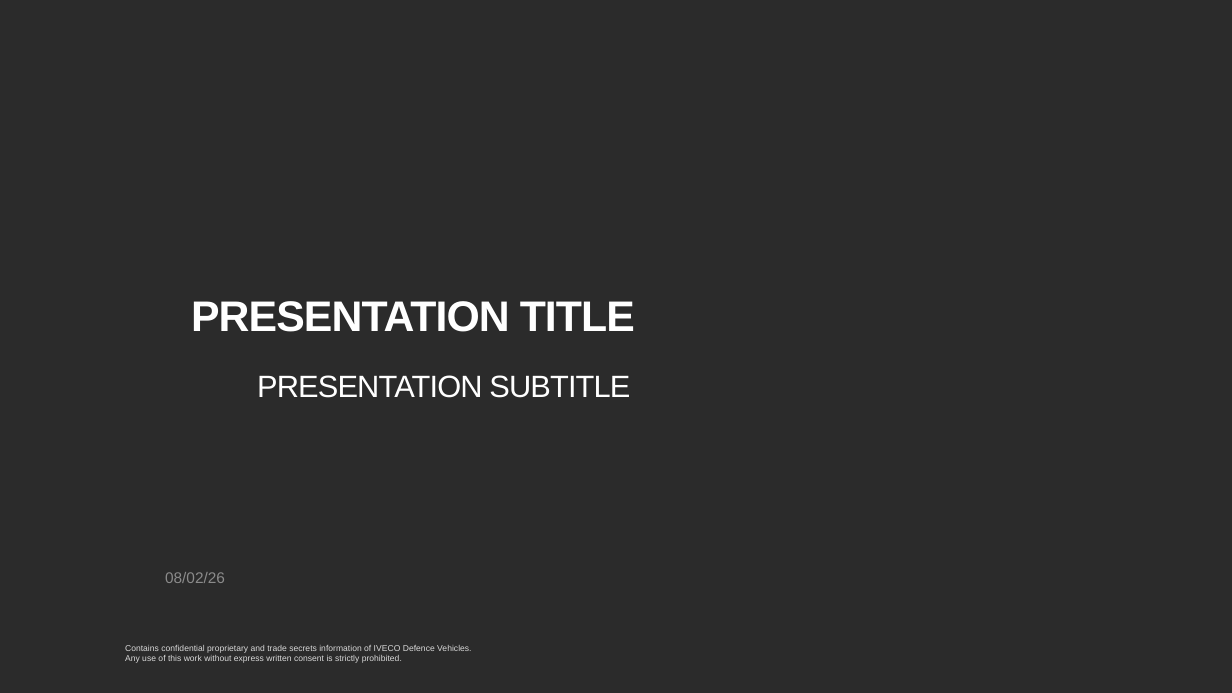
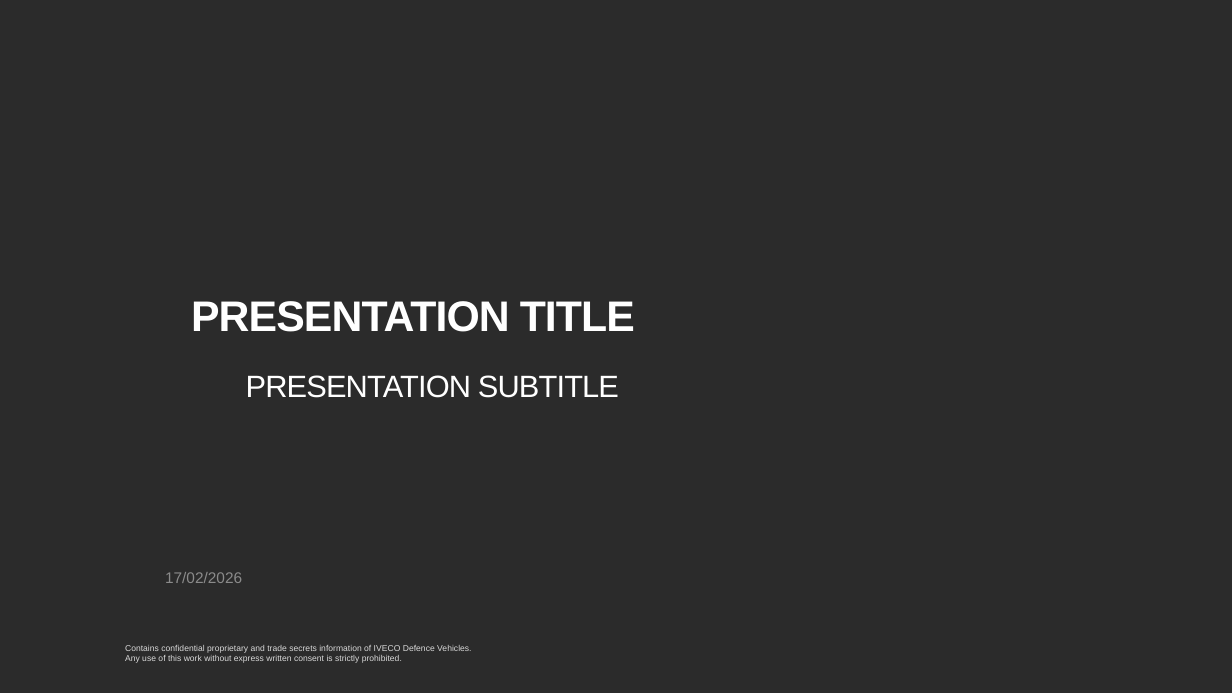
Before and after one commit to IDV-Share/quarto-presentation-templates, a slide deck: slide 1 of _extensions/IDV-Share/quarto-presentation-templates/reference/IDV-template.pptx. Drawn at 1232x693 pixels with LibreOffice and Linux fonts; fonts in the diff are those of the drawing; background and template pictures are left out; a plain dark background stands for a picture behind light text. Boxes give left, top, right and bottom in pixels: in the first picture for what was removed or moved away, otherwise in the second. Text is boxed around its words. In the diff, an @@ line names an element or a change of style, - is before the commit and + after.

```diff
--- a/_extensions/IDV-Share/quarto-presentation-templates/reference/IDV-template.pptx
+++ b/_extensions/IDV-Share/quarto-presentation-templates/reference/IDV-template.pptx
@@ subtitle "PRESENTATION SUBTITLE": place and size @@
-subtitle "PRESENTATION SUBTITLE" at [257, 375, 630, 398]
+subtitle "PRESENTATION SUBTITLE" at [246, 375, 619, 398]
@@ text at [165, 572, 242, 583]: text changed @@
-08/02/26
+17/02/2026
```
Also in this commit, not shown: 2 other slides changed.
